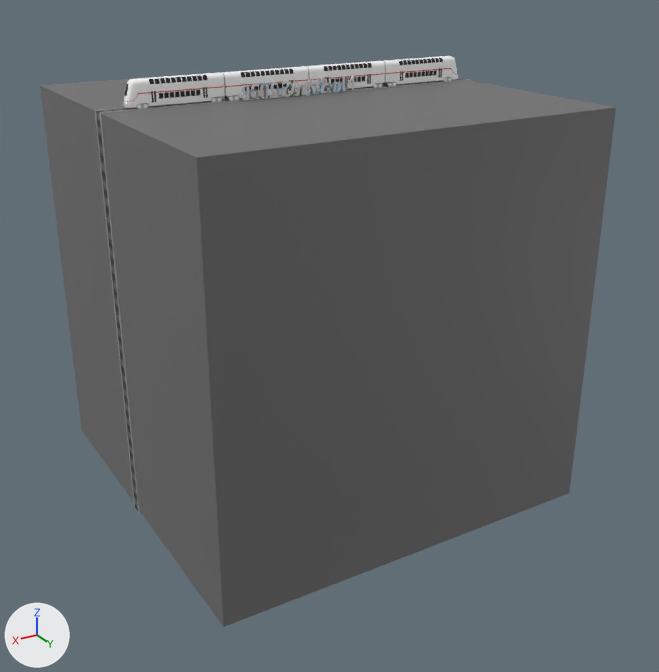
What one commit did to the FBX model assets/obj_introtext.fbx.
One viewpoint serves both versions: a 50 mm lens placed at (19.4, 34.2, 5.9), pointed at (-0.2, 1.6, -10.5). Arrows for +X, +Y and +Z are at lower left; the lights stay in place. Where no turn or scale is listed for an object, it has been applied to the vertices.

The first picture shows 'env', 'inviteyouto', 'nordlicht2023', 'svatg', 'train'.
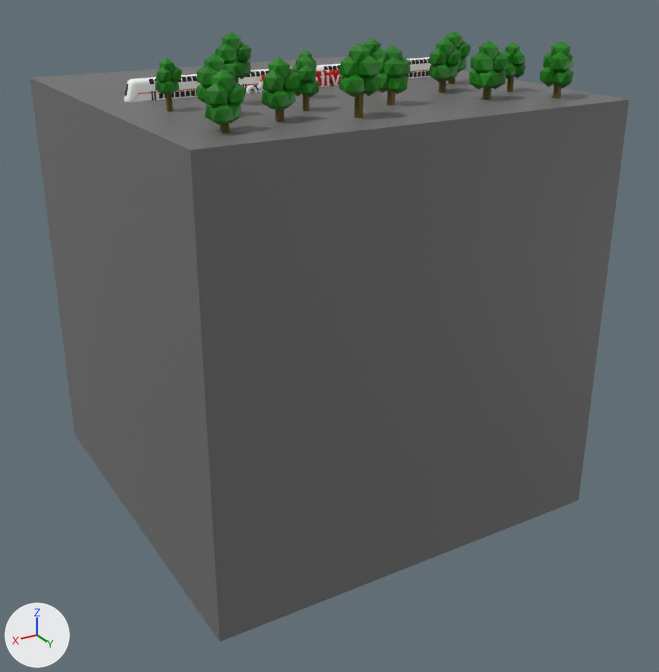
Patch to the scene script:
```diff
--- a/assets/obj_introtext.fbx.py
+++ b/assets/obj_introtext.fbx.py
@@ me_text_001 @@
 # used by ob_nordlicht2023; location = (0.0, 0.0, 0.0)
-me_text_001.from_pydata(...)  # 1858 vertices, 3672 faces; spans x -2.32..3.03, y -0.03..0.03, z 0.03..0.65
+me_text_001.from_pydata(...)  # 1548 vertices, 3052 faces; spans x -1.61..2.08, y -0.09..0.09, z 0.05..0.96
+# me_text_001 part 4: 1858 vertices removed from x -2.32..3.03, y -0.03..0.03, z 0.03..0.65; 1548 vertices added at x -1.61..2.08, y -0.09..0.09, z 0.05..0.96
+me_text_001.materials.append(mat_subwayatlas)  # picture img_tex_intro_png
@@ me_plane_001 @@
 me_plane_001.from_pydata(...)  # 8 vertices, 12 faces; spans x -8.8..8.8, y -8.8..8.8, z -17.7..0.0
 # used by ob_env; location = (0.0, 0.0, 0.0)
+# me_plane_001 part 5: the whole mesh is scaled about its middle by 1.04
 me_plane_001.materials.append(mat_subwayatlas)
@@ me_text_004 @@
 # used by ob_svatg; location = (0.0, 0.0, 0.0)
-me_text_004.from_pydata(...)  # 926 vertices, 1836 faces; spans x -0.98..1.19, y -0.02..0.04, z 0.04..0.66
+me_text_004.from_pydata(...)  # 1282 vertices, 2239 faces; spans x -1.07..2.15, y -0.08..0.05, z 0.05..0.98
+# me_text_004 part 1: the loose piece of 204 vertices spanning x 0.64..1.19, y -0.02..0.04, z 0.04..0.66 is rebuilt with 296 vertices and now spans x 0.78..1.1, y -0.04..0.02, z 0.23..0.64, in mat_subwayatlas (picture img_tex_intro_png)
+# me_text_004 part 2: the loose piece of 14 vertices spanning x -0.61..-0.08, y -0.02..0.04, z 0.04..0.65 is rebuilt with 62 vertices and now spans x -0.68..-0.01, y -0.03..0.05, z 0.05..0.89, in mat_subwayatlas (picture img_tex_intro_png)
+# me_text_004 part 3: the loose piece of 244 vertices spanning x -0.98..-0.64, y -0.02..0.04, z 0.04..0.66 is deleted
+me_text_004.materials.append(mat_subwayatlas)  # picture img_tex_intro_png
@@ me_text_002 @@
 # used by ob_inviteyouto; location = (0.0, 0.0, 0.0)
-me_text_002.from_pydata(...)  # 1082 vertices, 2128 faces; spans x -1.97..2.71, y -0.03..0.03, z -0.15..0.65
+me_text_002.from_pydata(...)  # 1102 vertices, 2164 faces; spans x -2.28..2.79, y -0.08..0.1, z 0.08..0.97
+# me_text_002 part 6: a new loose piece, a torus around y (ring radius 0.18, tube radius 0.11) spanning x 2.39..2.79, y -0.08..0.1, z 0.08..0.58, in mat_subwayatlas (picture img_tex_intro_png)
+# me_text_002 part 7: the loose piece of 192 vertices spanning x 2.29..2.71, y -0.02..0.03, z 0.04..0.45 is deleted
+# me_text_002 part 8: the loose piece of 114 vertices spanning x -1.76..-1.43, y -0.02..0.03, z 0.05..0.45 is deleted
+# me_text_002 part 9: the loose piece of 16 vertices spanning x 1.74..2.24, y -0.02..0.03, z 0.05..0.65 is deleted
+# me_text_002 part 10: 864 vertices added at x -2.28..2.27, y -0.08..0.1, z 0.08..0.92
 me_text_002.materials.append(mat_subwayatlas)
@@ me_cylinder_001 @@
+me_cylinder_001.from_pydata(...)  # 1410 vertices, 2340 faces; spans x -7.8..7.7, y 1.3..8.0, z -1.2..2.9
+me_cylinder_001.materials.append(mat_subwayatlas)  # picture img_tex_intro_png
@@ ob_trees @@
+ob_trees = bpy.data.objects.new('trees', me_cylinder_001)
+ob_trees.location = (0.0, 0.0, 0.0)
```

Pixel boxes (x1, y1, x2, y2) of what changed, in the pictures (659 x 672 px):
'env', mesh rescaled
    before: (40, 62, 616, 627)
    after: (30, 56, 629, 642)
'trees', added (green)
    after: (155, 31, 574, 133)
'nordlicht2023', reshaped
    before: (241, 76, 354, 100)
    after: (261, 69, 341, 87)
'inviteyouto', reshaped
    before: (249, 76, 347, 100)
    after: (246, 70, 342, 93)
'svatg', reshaped (not visible afterwards)
    before: (282, 78, 327, 97)
part 1 of me_text_004, rebuilt (not visible afterwards)
    before: (282, 81, 294, 97)
part 2 of me_text_004, rebuilt (not visible afterwards)
    before: (308, 79, 320, 94)
part 3 of me_text_004, deleted
    before: (320, 78, 327, 93)
part 6 of me_text_002, added
    after: (246, 86, 257, 93)
part 7 of me_text_002, deleted
    before: (249, 89, 259, 100)
part 8 of me_text_002, deleted
    before: (336, 82, 343, 92)
part 9 of me_text_002, deleted
    before: (259, 83, 270, 98)
part 10 of me_text_002, added
    after: (257, 72, 342, 92)
'train', unchanged, covered by the edit
    before: (95, 56, 470, 513)
    after: (124, 57, 431, 102)
